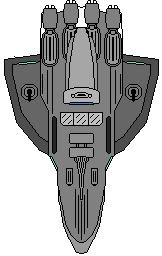
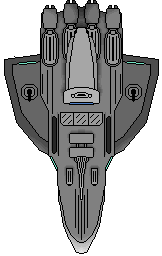
Before/after of a w=162, h=256 layered artwork. What changed in the layer stack:
added layer "Shading" above "Basic color" over (x1=23, y1=1, x2=140, y2=253)
painted on "Basic color" over (x1=41, y1=1, x2=123, y2=205)
